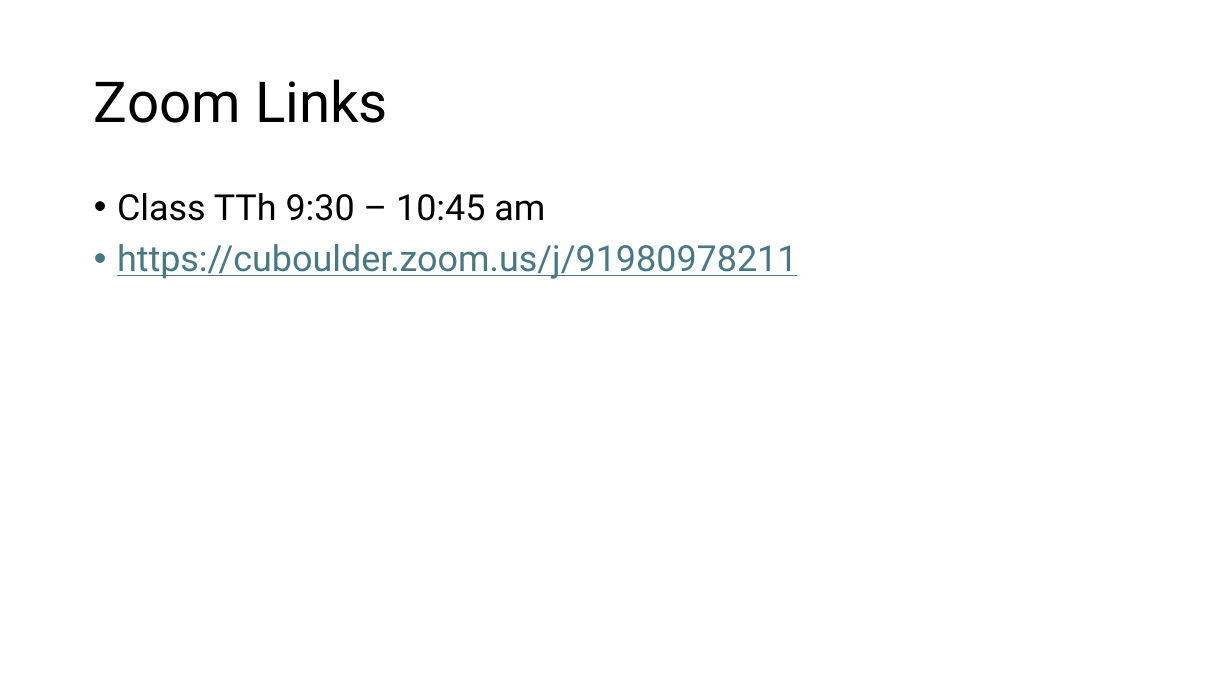
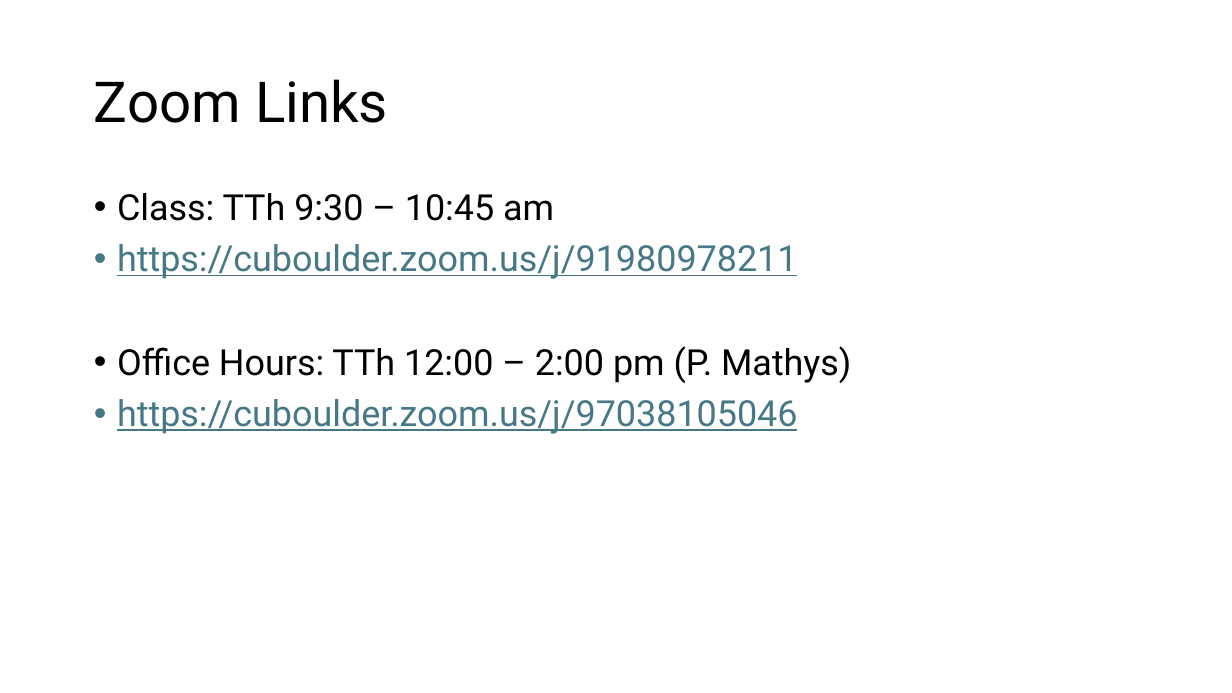
Before and after one commit to mathys2000/ecen45632_f26, a slide deck: slide 1 of syllabus/ZoomLinks.pptx. Drawn at 1232x693 pixels with LibreOffice and Linux fonts; fonts in the diff are those of the drawing. Boxes give left, top, right and bottom in pixels: in the first picture for what was removed or moved away, otherwise in the second. Text is boxed around its words. In the diff, an @@ line names an element or a change of style, - is before the commit and + after.

```diff
--- a/syllabus/ZoomLinks.pptx
+++ b/syllabus/ZoomLinks.pptx
@@ text at <box>117,193,554,221</box>: text changed @@
-• Class TTh 9:30 – 10:45 am
+• Class: TTh 9:30 – 10:45 am
@@ text at <box>117,346,851,434</box>: paragraphs added @@
+• Office Hours: TTh 12:00 – 2:00 pm (P. Mathys)
+• https://cuboulder.zoom.us/j/97038105046
```
Also in this commit, not shown: 20 other files.
